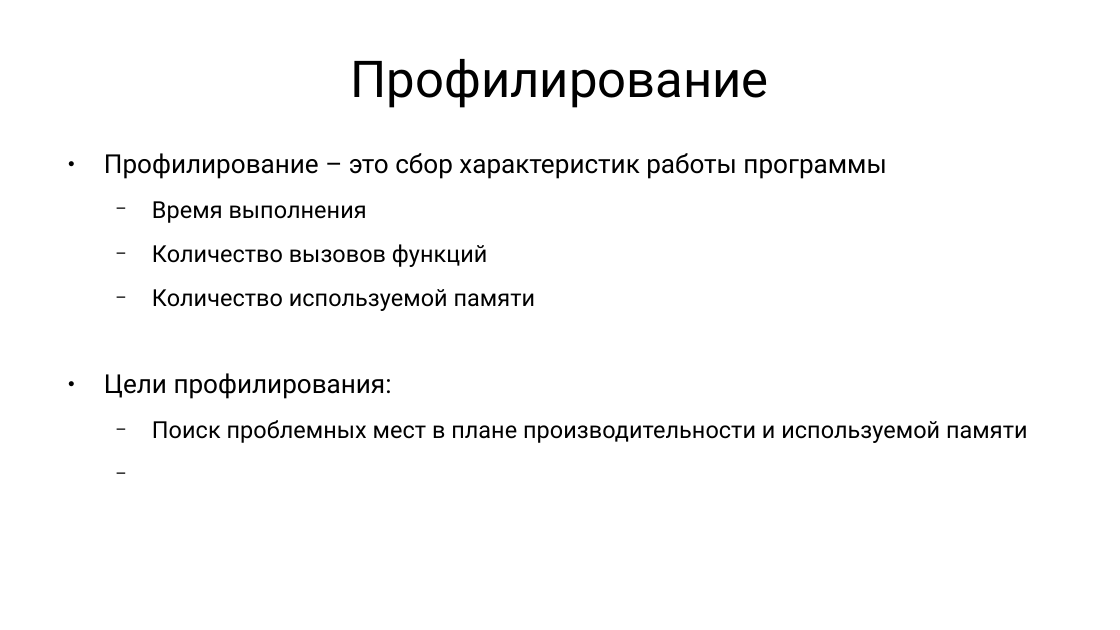
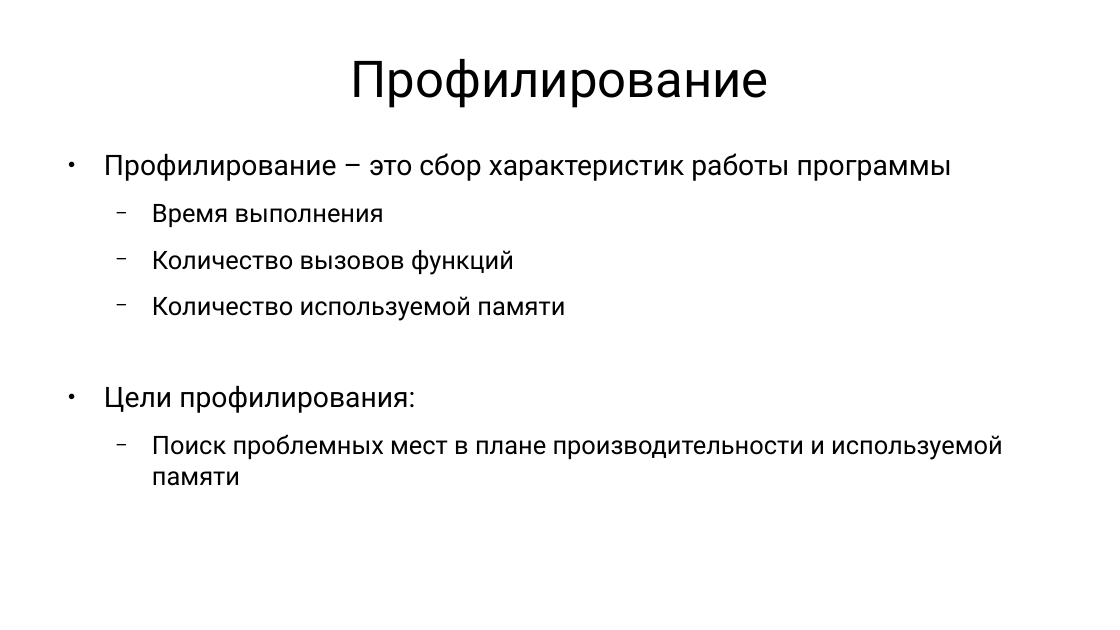
Before and after one commit to vitcpp/scientific_python, a slide deck: slide 20 of 11/misc.odp. Drawn at 1120x630 pixels with LibreOffice and Linux fonts; fonts in the diff are those of the drawing. Boxes give left, top, right and bottom in pixels: in the first picture for what was removed or moved away, otherwise in the second. Text is boxed around its words. In the diff, an @@ line names an element or a change of style, - is before the commit and + after.

```diff
--- a/11/misc.odp
+++ b/11/misc.odp
@@ text "Профилирование – это сбор характеристик ..." at [104, 153, 1003, 486]: size 18.5 to 20 pt in "Профилирование – это сбор характеристик работы программы", "Цели профилирования:"; size 16.6 to 18 pt in "Время выполнения", "Количество вызовов функций", "Количество используемой памяти", "Поиск проблемных мест в плане производительности и ..." @@
```
Also in this commit, not shown: 2 other slides changed, 58 other files.
